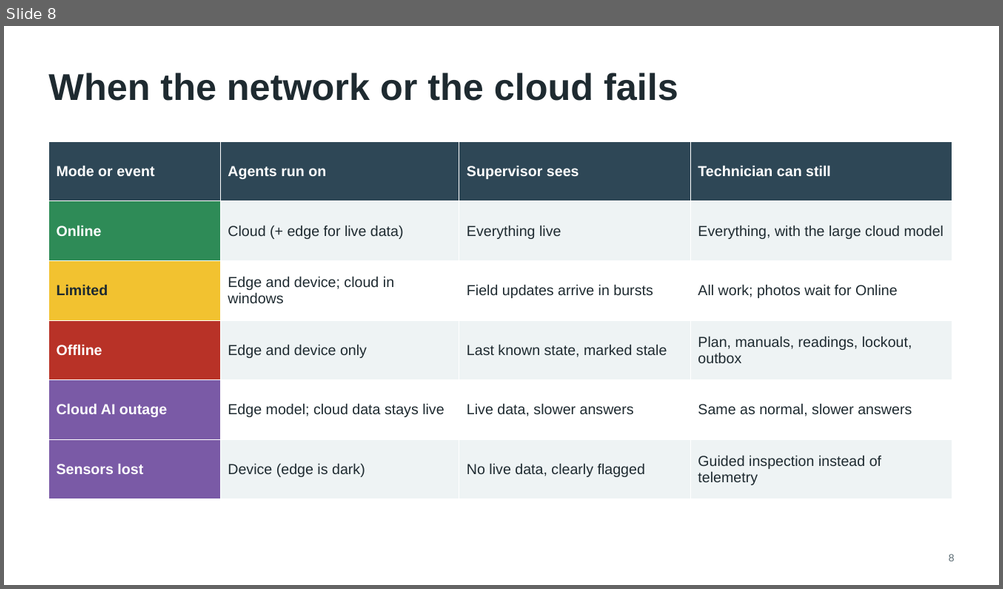
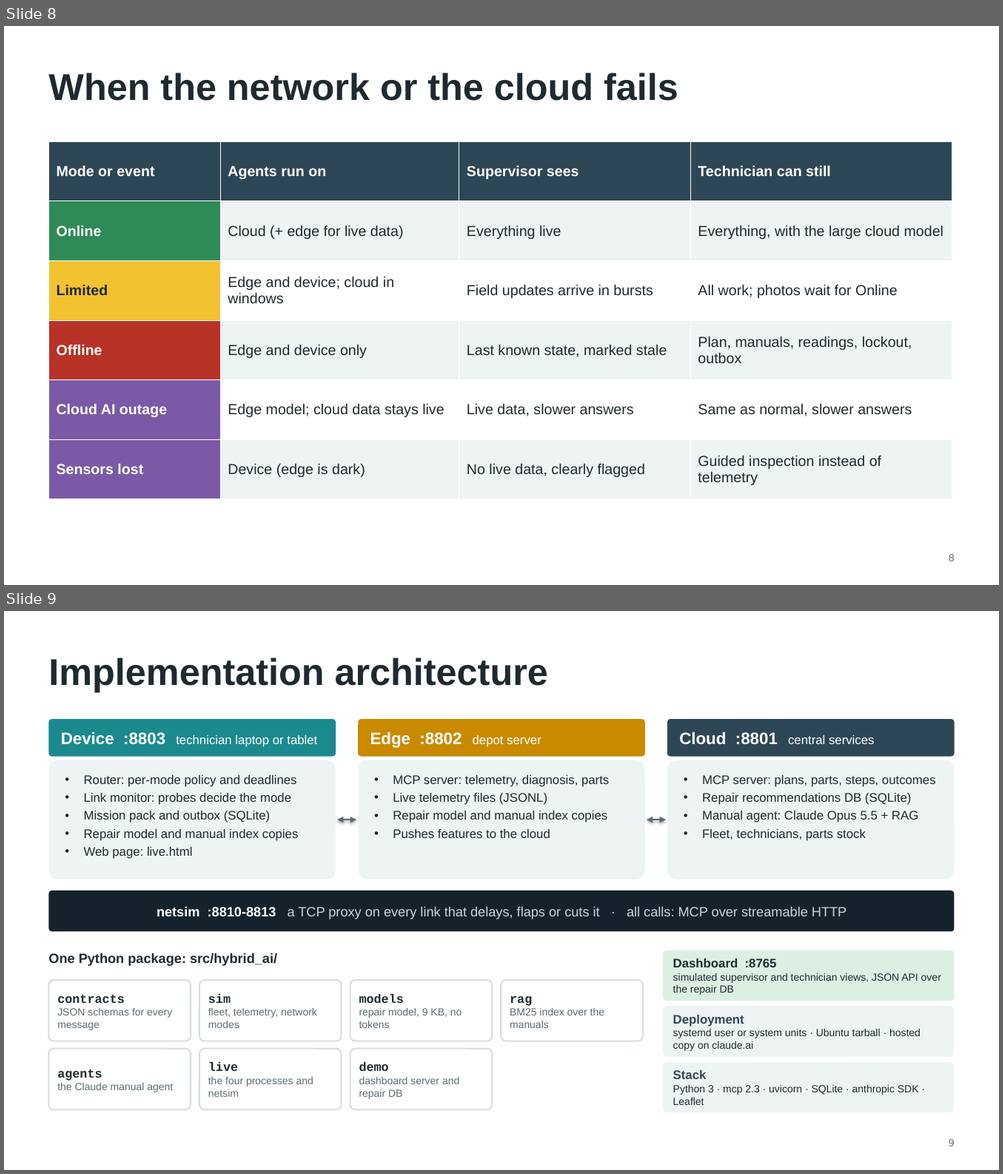
Before and after one commit to chandra50/hybrid-ai-service, a slide deck: docs/hybrid-ai-brief.pptx. Shown one above the other, each under a label of ours: slide 8 before the commit, slides 8 and 9 after it. The pictures are 1003x589 and 1003x1174 pixels, drawn with LibreOffice and Linux fonts; fonts in the diff are those of the drawing. Boxes give left, top, right and bottom in pixels: in the first picture for what was removed or moved away, otherwise in the second. Text is boxed around its words. In the diff, an @@ line names an element or a change of style, - is before the commit and + after.

```diff
--- a/docs/hybrid-ai-brief.pptx
+++ b/docs/hybrid-ai-brief.pptx
@@ slide 9 added at <box>4,611,999,1170</box>, background #FFFFFF @@
@@ title added at <box>48,658,548,692</box>, 36 pt, text #1E2A30, bold @@
+Implementation architecture
@@ rounded rectangle added at <box>48,719,336,757</box>, fill #1B8A8F, 12 pt, text #FFFFFF @@
+Device :8803 technician laptop or tablet
@@ rounded rectangle added at <box>358,719,644,757</box>, fill #C98A00, 12 pt, text #FFFFFF @@
+Edge :8802 depot server
@@ rounded rectangle added at <box>667,719,954,757</box>, fill #2E4756, 12 pt, text #FFFFFF @@
+Cloud :8801 central services
@@ rounded rectangle added at <box>48,760,336,880</box>, fill #EEF3F4, 12 pt, text #1E2A30 @@
+• Router: per-mode policy and deadlines
+• Link monitor: probes decide the mode
+• Mission pack and outbox (SQLite)
+• Repair model and manual index copies
+• Web page: live.html
@@ rounded rectangle added at <box>358,760,644,880</box>, fill #EEF3F4, 12 pt, text #1E2A30 @@
+• MCP server: telemetry, diagnosis, parts
+• Live telemetry files (JSONL)
+• Repair model and manual index copies
+• Pushes features to the cloud
@@ rounded rectangle added at <box>667,760,954,880</box>, fill #EEF3F4, 12 pt, text #1E2A30 @@
+• MCP server: plans, parts, steps, outcomes
+• Repair recommendations DB (SQLite)
+• Manual agent: Claude Opus 5.5 + RAG
+• Fleet, technicians, parts stock
@@ double arrow added from (337, 820) to (356, 820), #5B6B73 1.5 pt @@
@@ double arrow added from (646, 820) to (666, 820), #5B6B73 1.5 pt @@
@@ rounded rectangle added at <box>48,891,954,932</box>, fill #14232B, 13 pt, text #C9D6DB @@
+netsim :8810-8813 a TCP proxy on every link that delays, flaps or cuts it · all calls: MCP over streamable HTTP
@@ text added at <box>48,953,277,966</box>, 13 pt, text #1E2A30, bold @@
+One Python package: src/hybrid_ai/
@@ rounded rectangle added at <box>663,951,954,1001</box>, fill #DCEFE3, 10 pt, text #1E2A30 @@
+Dashboard :8765
+simulated supervisor and technician views, JSON API over the repair DB
@@ rounded rectangle added at <box>48,980,190,1042</box>, fill #FFFFFF, outline #D5DFE2 1.5 pt, 10 pt, text #5B6B73 @@
+contracts
+JSON schemas for every message
@@ rounded rectangle added at <box>199,980,341,1042</box>, fill #FFFFFF, outline #D5DFE2 1.5 pt, 10 pt, text #5B6B73 @@
+sim
+fleet, telemetry, network modes
@@ rounded rectangle added at <box>350,980,492,1042</box>, fill #FFFFFF, outline #D5DFE2 1.5 pt, 10 pt, text #5B6B73 @@
+models
+repair model, 9 KB, no tokens
@@ rounded rectangle added at <box>501,980,643,1042</box>, fill #FFFFFF, outline #D5DFE2 1.5 pt, 10 pt, text #5B6B73 @@
+rag
+BM25 index over the manuals
@@ rounded rectangle added at <box>663,1006,954,1057</box>, fill #EEF3F4, 10 pt, text #1E2A30 @@
+Deployment
+systemd user or system units · Ubuntu tarball · hosted copy on claude.ai
@@ rounded rectangle added at <box>48,1049,190,1111</box>, fill #FFFFFF, outline #D5DFE2 1.5 pt, 10 pt, text #5B6B73 @@
+agents
+the Claude manual agent
@@ rounded rectangle added at <box>199,1049,341,1111</box>, fill #FFFFFF, outline #D5DFE2 1.5 pt, 10 pt, text #5B6B73 @@
+live
+the four processes and netsim
@@ rounded rectangle added at <box>350,1049,492,1111</box>, fill #FFFFFF, outline #D5DFE2 1.5 pt, 10 pt, text #5B6B73 @@
+demo
+dashboard server and repair DB
@@ rounded rectangle added at <box>663,1062,954,1113</box>, fill #EEF3F4, 10 pt, text #1E2A30 @@
+Stack
+Python 3 · mcp 2.3 · uvicorn · SQLite · anthropic SDK · Leaflet
@@ text added at <box>948,1139,954,1147</box>, 10 pt, text #5B6B73 @@
+9
```
Also in this commit, not shown: 23 other files.
